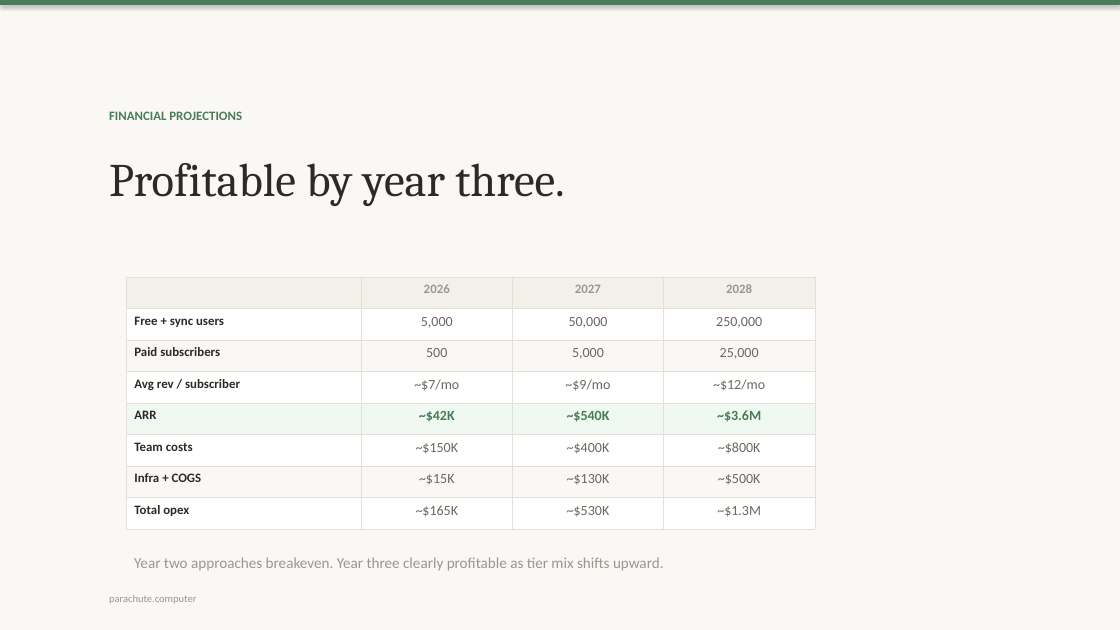
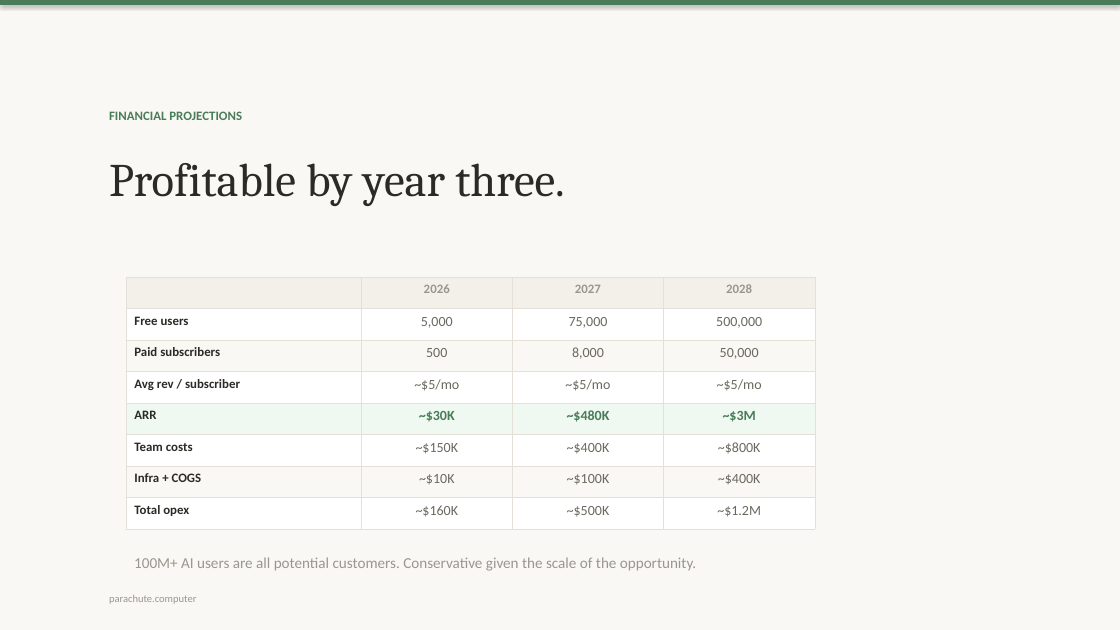
Before and after one commit to OpenParachutePBC/parachute-computer, a slide deck: slide 7 of website/nvc/Parachute.pptx. Drawn at 1120x630 pixels with LibreOffice and Linux fonts; fonts in the diff are those of the drawing. Boxes give left, top, right and bottom in pixels: in the first picture for what was removed or moved away, otherwise in the second. Text is boxed around its words. In the diff, an @@ line names an element or a change of style, - is before the commit and + after.

```diff
--- a/website/nvc/Parachute.pptx
+++ b/website/nvc/Parachute.pptx
@@ table at <box>126,277,815,529</box> @@
-row 2: Free + sync users | 5,000 | 50,000 | 250,000
+row 2: Free users | 5,000 | 75,000 | 500,000
-row 3, column 3: 5,000
+row 3, column 3: 8,000
-row 3, column 4: 25,000
+row 3, column 4: 50,000
-row 4: Avg rev / subscriber | ~$7/mo | ~$9/mo | ~$12/mo
+row 4: Avg rev / subscriber | ~$5/mo | ~$5/mo | ~$5/mo
-row 5: ARR | ~$42K | ~$540K | ~$3.6M
+row 5: ARR | ~$30K | ~$480K | ~$3M
-row 7: Infra + COGS | ~$15K | ~$130K | ~$500K
+row 7: Infra + COGS | ~$10K | ~$100K | ~$400K
-row 8: Total opex | ~$165K | ~$530K | ~$1.3M
+row 8: Total opex | ~$160K | ~$500K | ~$1.2M
@@ text at <box>134,557,696,571</box>: text changed @@
-Year two approaches breakeven. Year three clearly profitable as tier mix shifts upward.
+100M+ AI users are all potential customers. Conservative given the scale of the opportunity.
```
Also in this commit, not shown: 6 other slides changed, 2 slides added, 2 slides removed, 4 other files.
